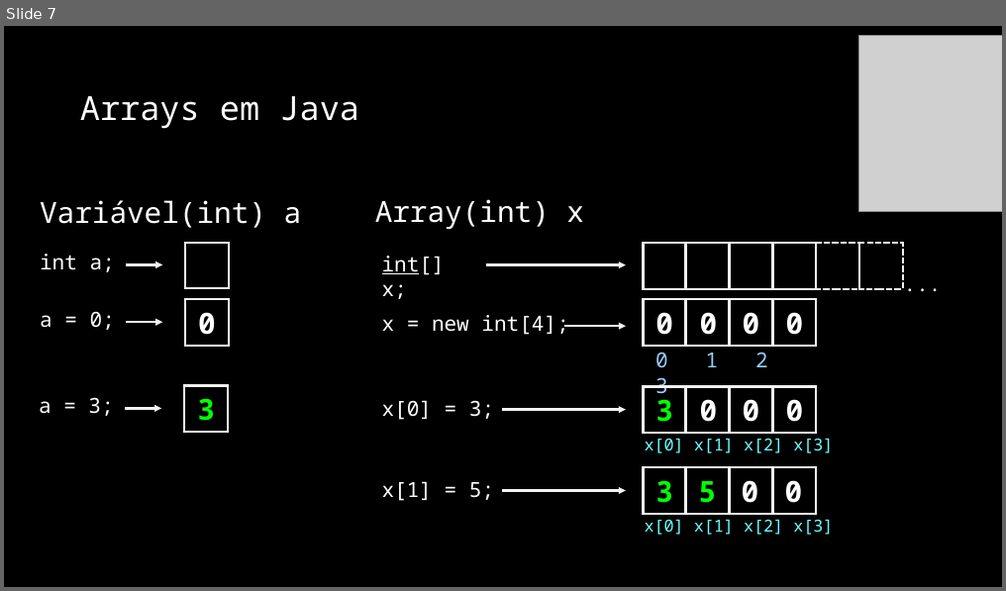
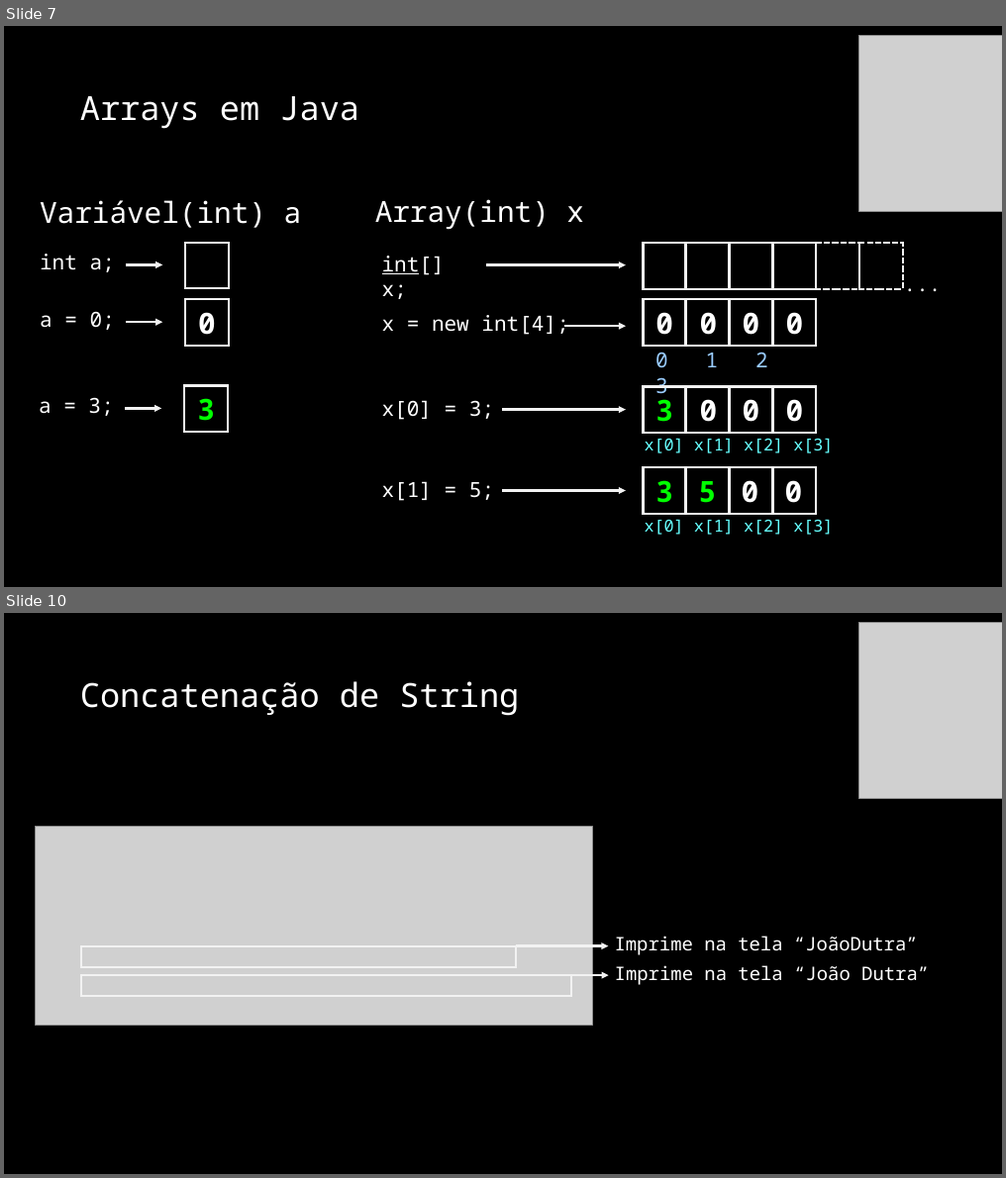
Before and after one commit to jrdutra/algoritmos, a slide deck: material_de_apoio/resumo_pratico.pptx. Shown one above the other, each under a label of ours: slide 7 before the commit, slides 7 and 10 after it; the slides between them are not shown. The pictures are 1006x591 and 1006x1178 pixels, drawn with LibreOffice and Linux fonts; fonts in the diff are those of the drawing; grey boxes stand for pictures. Boxes give left, top, right and bottom in pixels: in the first picture for what was removed or moved away, otherwise in the second. Text is boxed around its words. In the diff, an @@ line names an element or a change of style, - is before the commit and + after.

```diff
--- a/material_de_apoio/resumo_pratico.pptx
+++ b/material_de_apoio/resumo_pratico.pptx
@@ slide 10 added at (x1=4, y1=613, x2=1002, y2=1174), background #000000 @@
@@ picture added at (x1=859, y1=622, x2=1002, y2=799) @@
@@ title added at (x1=80, y1=681, x2=519, y2=716), 32 pt, text #FFFFFF @@
+Concatenação de String
@@ picture added at (x1=35, y1=827, x2=592, y2=1025) @@
@@ text added at (x1=615, y1=936, x2=918, y2=956), 18 pt, text #FFFFFF @@
+Imprime na tela “JoãoDutra”
@@ rectangle added at (x1=81, y1=947, x2=515, y2=967), outline #F2F2F2 2 pt @@
@@ arrow added from (515, 947) to (608, 947), #F2F2F2 2.25 pt @@
@@ text added at (x1=615, y1=965, x2=929, y2=985), 18 pt, text #FFFFFF @@
+Imprime na tela “João Dutra”
@@ rectangle added at (x1=81, y1=975, x2=570, y2=996), outline #F2F2F2 2 pt @@
@@ arrow added from (571, 975) to (609, 975), #F2F2F2 2.25 pt @@
```
Also in this commit, not shown: 2 other slides added.
